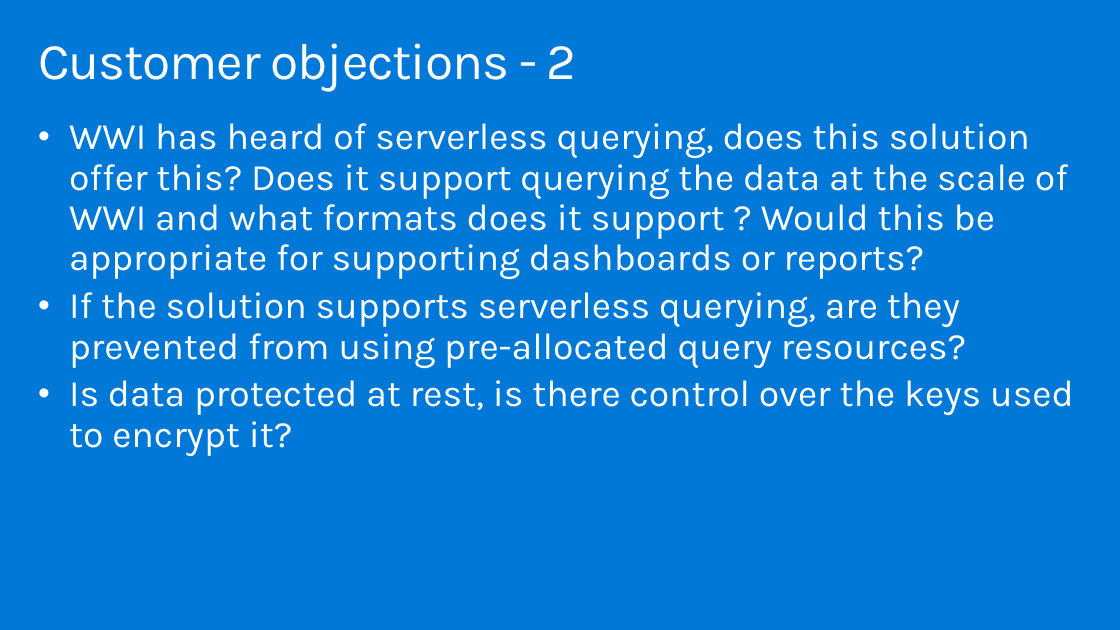
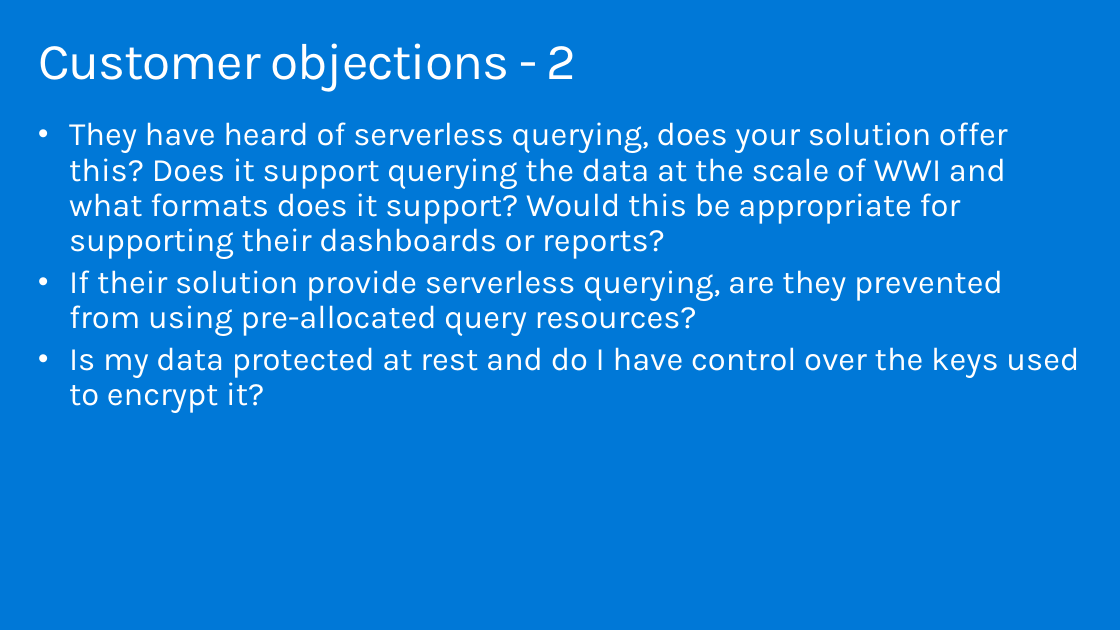
Before and after one commit to solliancenet/MCW-Azure-Synapse-Analytics, a slide deck: slide 12 of Whiteboard design session/WDS trainer presentation - Azure Synapse Analytics.pptx. Drawn at 1120x630 pixels with LibreOffice and Linux fonts; fonts in the diff are those of the drawing. Boxes give left, top, right and bottom in pixels: in the first picture for what was removed or moved away, otherwise in the second. Text is boxed around its words. In the diff, an @@ line names an element or a change of style, - is before the commit and + after.

```diff
--- a/Whiteboard design session/WDS trainer presentation - Azure Synapse Analytics.pptx
+++ b/Whiteboard design session/WDS trainer presentation - Azure Synapse Analytics.pptx
@@ text at (x1=69, y1=122, x2=1079, y2=413): text changed; size 32 to 28 pt @@
-• WWI has heard of serverless querying, does this solution offer this? Does it support querying the data at the scale of WWI and what formats does it support ? Would this be appropriate for supporting dashboards or reports?
-• If the solution supports serverless querying, are they prevented from using pre-allocated query resources?
-• Is data protected at rest, is there control over the keys used to encrypt it?
+• They have heard of serverless querying, does your solution offer this? Does it support querying the data at the scale of WWI and what formats does it support? Would this be appropriate for supporting their dashboards or reports?
+• If their solution provide serverless querying, are they prevented from using pre-allocated query resources?
+• Is my data protected at rest and do I have control over the keys used to encrypt it?
```
Also in this commit, not shown: 26 other slides changed, 2 other files.
